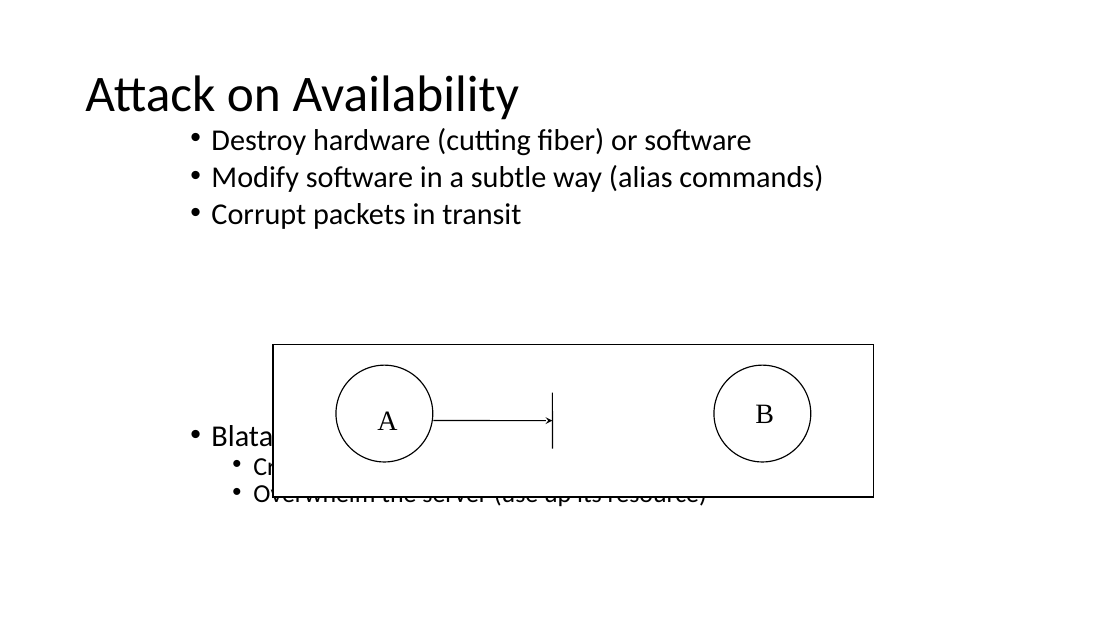
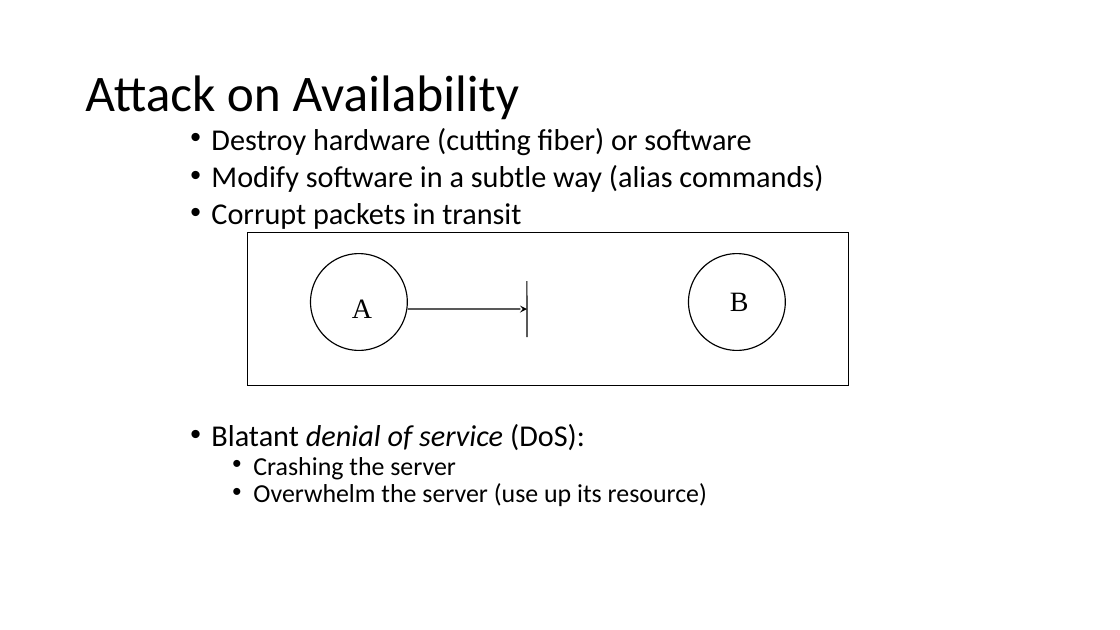
Before and after one commit to noise-lab/censorship-course, a slide deck: slide 3 of lectures/3-Active.pptx. Drawn at 1120x630 pixels with LibreOffice and Linux fonts; fonts in the diff are those of the drawing. Boxes give left, top, right and bottom in pixels: in the first picture for what was removed or moved away, otherwise in the second. Text is boxed around its words. In the diff, an @@ line names an element or a change of style, - is before the commit and + after.

```diff
--- a/lectures/3-Active.pptx
+++ b/lectures/3-Active.pptx
@@ 2 texts, 2 ellipses, 1 rectangle, 1 arrow, 1 line: place and size @@
-2 texts, 2 ellipses, 1 rectangle, 1 arrow, 1 line at (273, 344, 874, 497)
+2 texts, 2 ellipses, 1 rectangle, 1 arrow, 1 line at (248, 233, 849, 386)
```
Also in this commit, not shown: 15 other slides changed, 15 slides added, 1 slide removed, 2 other files.
